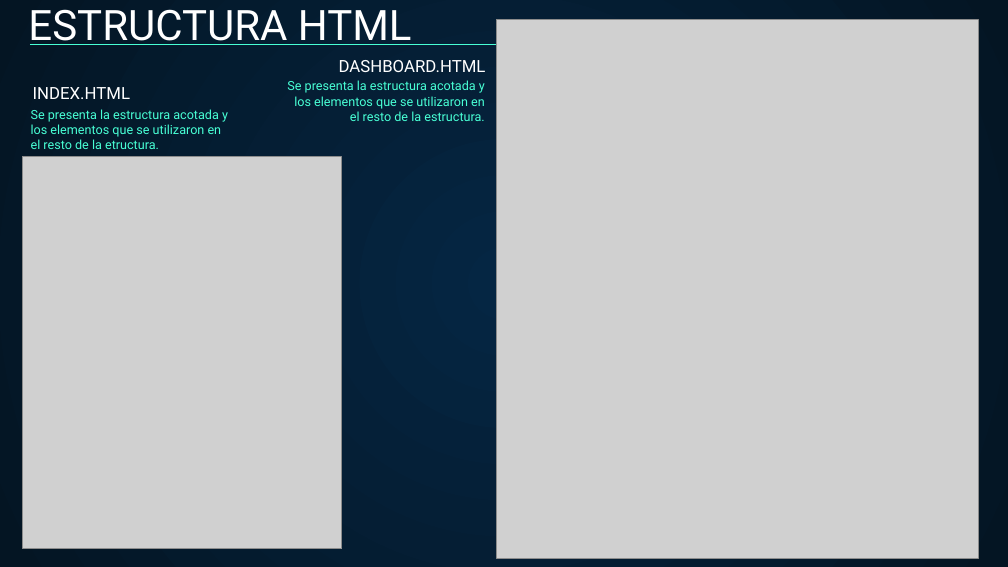
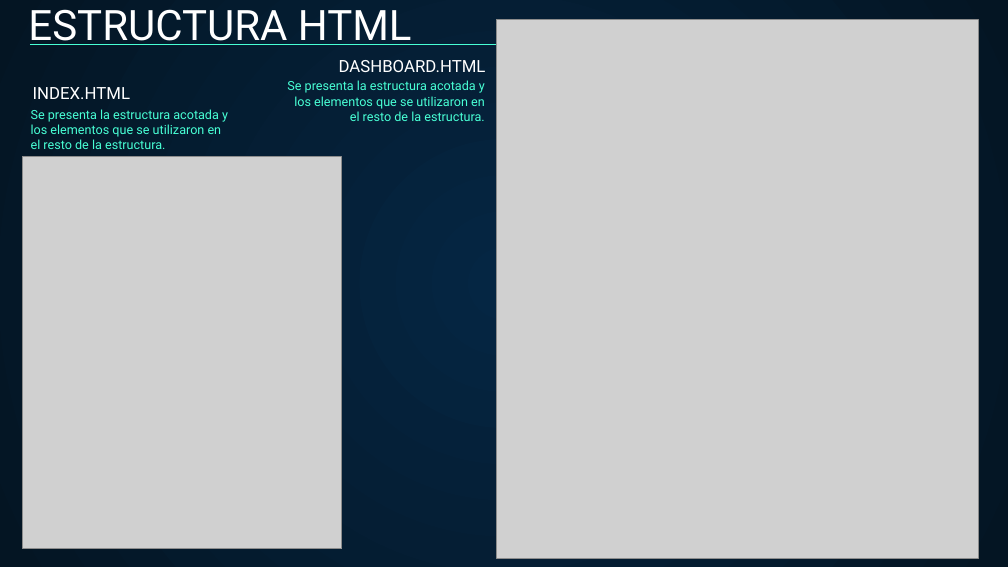
Before and after one commit to SaizMarcelo/PROYECTO-INFORMATICO, a slide deck: slide 8 of PPT_ProyectoFinal_G12.pptx (slide 4 before the commit). Drawn at 1008x567 pixels with LibreOffice and Linux fonts; fonts in the diff are those of the drawing; grey boxes stand for pictures. Boxes give left, top, right and bottom in pixels: in the first picture for what was removed or moved away, otherwise in the second. Text is boxed around its words. In the diff, an @@ line names an element or a change of style, - is before the commit and + after.

```diff
--- a/PPT_ProyectoFinal_G12.pptx
+++ b/PPT_ProyectoFinal_G12.pptx
@@ subtitle at [31,109,228,149]: text changed @@
-Se presenta la estructura acotada y los elementos que se utilizaron en el resto de la etructura.
+Se presenta la estructura acotada y los elementos que se utilizaron en el resto de la estructura.
```
Also in this commit, not shown: 4 other slides changed, 13 slides added, 2 slides removed.
